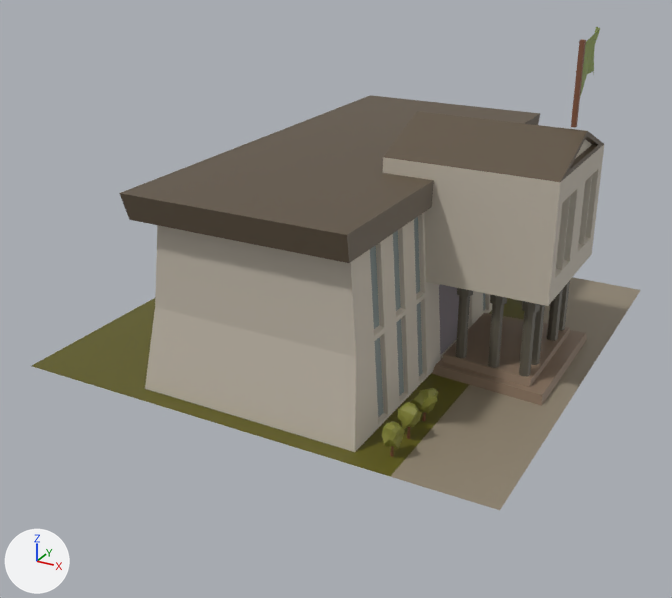
The FBX model Assets/Models/Prefeitura.fbx as it was, and as the next commit left it.
Camera for both pictures: a camera (50 mm lens) standing at (1.71, -3.35, 1.77) and looking at (-0.03, -0.19, 0.19). The axes (+X, +Y, +Z) are drawn at lower left. The lights are the same throughout. Where no turn or scale is listed for an object, it has been applied to the vertices. Vertices at the same position are counted once.

Names of what the first picture shows: 'Prefeitura'.
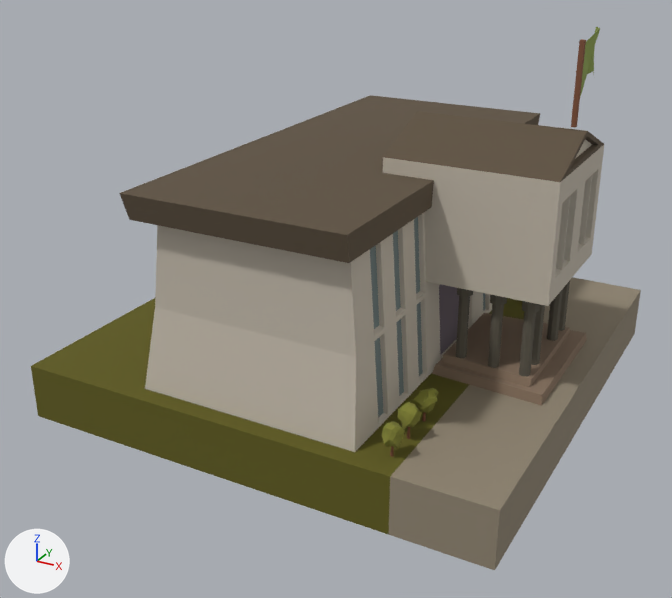
The newer file is also turned or shifted as a whole; pictures and numbers use the older file's frame.

Where the change shows, as pixel boxes [x1, y1, x2, y2] in the pictures (672 x 598 px):
'Prefeitura', reshaped (12% taller): before [32, 27, 640, 510]; after [31, 27, 641, 570]
part 1 of me_prefeitura, added (yellow): after [31, 290, 641, 570]

The change, as a list of edits to the scene's bpy script:
```text
Change me_prefeitura:
    used by ob_prefeitura; location = (0.0, 0.0, 0.0)
    verts and faces of me_prefeitura; kept vertices keep their numbers, new ones are numbered from 1122
    before: 0 (-1.0, -1.0, 0.0) at pixel (30, 366), 1 (1.0, -1.0, 0.0) at pixel (499, 510), 2 (-1.0, 1.0, 0.0), 3 (1.0, 1.0, 0.0) at pixel (640, 289), 820 (0.62, -1.0, 0.0) at pixel (390, 476)
    before: 821 (0.62, 1.0, 0.0)
    remove me_prefeitura.from_pydata(...)  # 1122 vertices, 1200 faces; spans x -1.0..1.0, y -1.0..1.0, z -0.01..1.31
    add me_prefeitura.from_pydata(...)  # 1128 vertices, 1208 faces; spans x -1.0..1.0, y -1.0..1.0, z -0.23..1.31
    me_prefeitura part 1
    add for new, old in zip([*range(1122, 1128)], [*range(0, 4), 820, 821]): verts[new] = verts[old] + (0.0, 0.0, -0.23)
    add faces += [(1123, 1126, 1127, 1125), (1122, 1124, 1127, 1126), (2, 821, 1127, 1124), (1, 1123, 1125, 3), (0, 2, 1124, 1122), (1, 820, 1126, 1123)]
    add faces += [(3, 1125, 1127, 821), (0, 1122, 1126, 820)]
```
